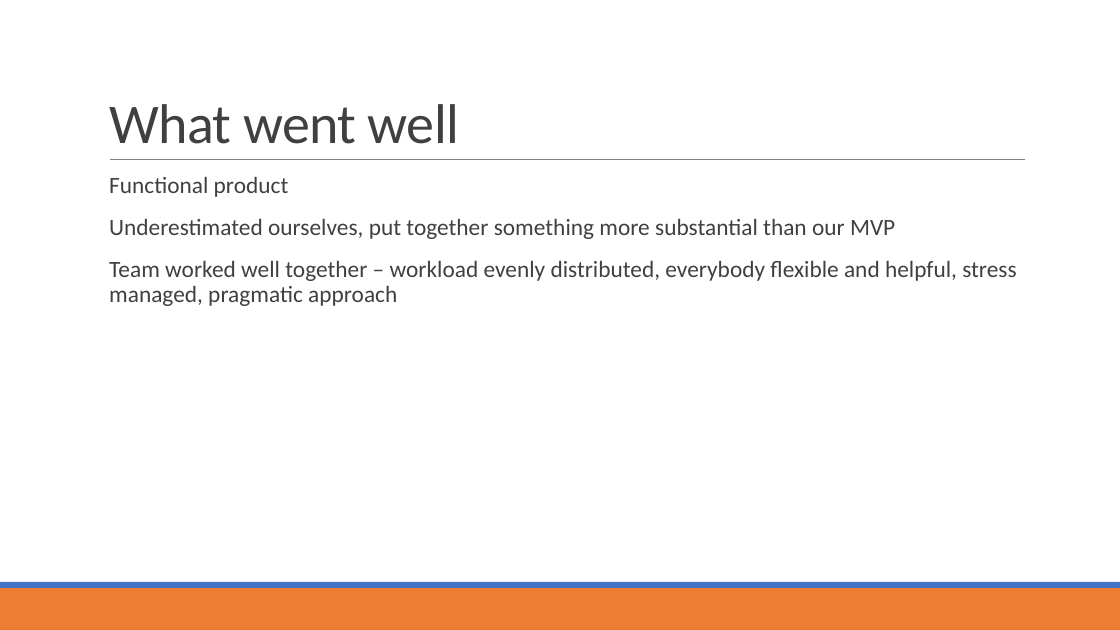
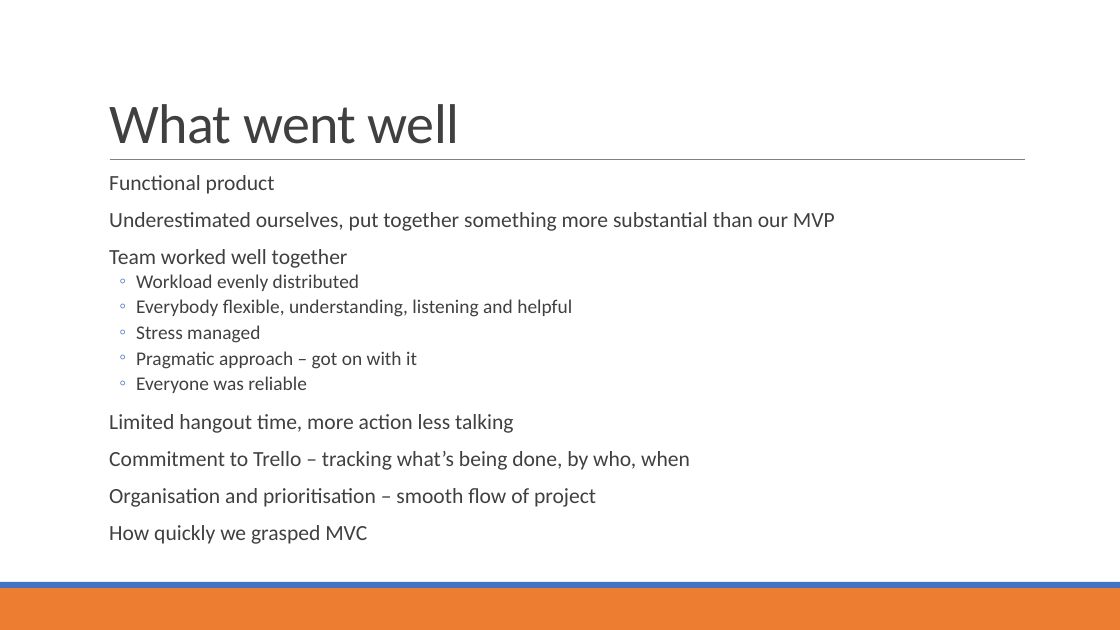
Before and after one commit to dhanashrideshmukh/TravelBlog, a slide deck: slide 5 of Documents/Presentation Draft 1 - 28Apr2019.pptx. Drawn at 1120x630 pixels with LibreOffice and Linux fonts; fonts in the diff are those of the drawing. Boxes give left, top, right and bottom in pixels: in the first picture for what was removed or moved away, otherwise in the second. Text is boxed around its words. In the diff, an @@ line names an element or a change of style, - is before the commit and + after.

```diff
--- a/Documents/Presentation Draft 1 - 28Apr2019.pptx
+++ b/Documents/Presentation Draft 1 - 28Apr2019.pptx
@@ text at bbox=[109, 175, 835, 231]: size 20 to 18.5 pt in "Functional product", "Underestimated ourselves, put together something more substa ..."; line spacing 0.9 to 0.8 @@
@@ text at bbox=[109, 249, 690, 544]: text changed; size 20 to 18.5 pt @@
-  Team worked well together – workload evenly distributed, everybody flexible and helpful, stress managed, pragmatic approach
+  Team worked well together
+  ◦ Workload evenly distributed
+  ◦ Everybody flexible, understanding, listening and helpful
+  ◦ Stress managed
+  ◦ Pragmatic approach – got on with it
+  ◦ Everyone was reliable
+  Limited hangout time, more action less talking
+  Commitment to Trello – tracking what’s being done, by who, when
+  Organisation and prioritisation – smooth flow of project
+  How quickly we grasped MVC
```
Also in this commit, not shown: 3 other slides changed.
